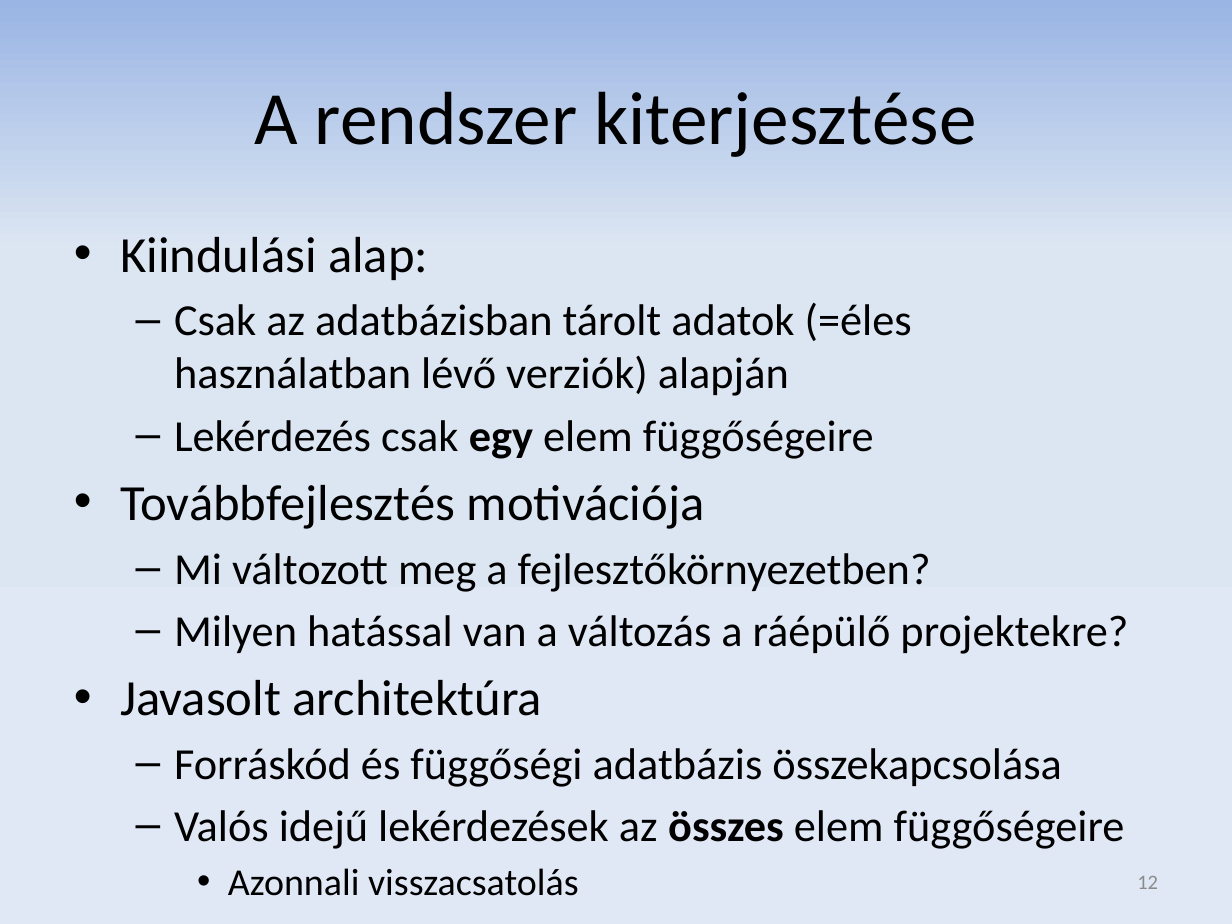
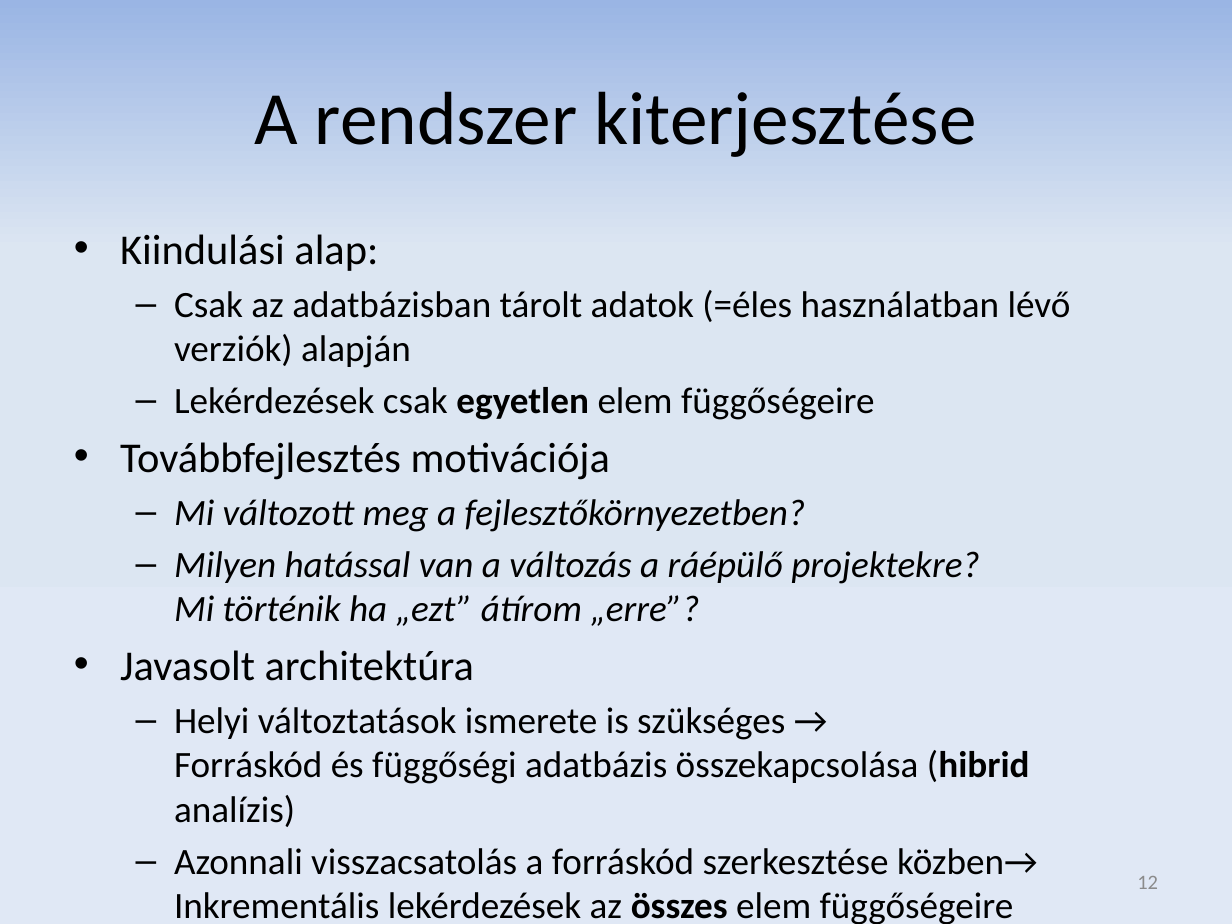
Before and after one commit to donat/incquery-deps, a slide deck: slide 12 of incquery-deps-documentation/presentation/tdk_pres_hu_v3.pptx. Drawn at 1232x924 pixels with LibreOffice and Linux fonts; fonts in the diff are those of the drawing. Boxes give left, top, right and bottom in pixels: in the first picture for what was removed or moved away, otherwise in the second. Text is boxed around its words. In the diff, an @@ line names an element or a change of style, - is before the commit and + after.

```diff
--- a/incquery-deps-documentation/presentation/tdk_pres_hu_v3.pptx
+++ b/incquery-deps-documentation/presentation/tdk_pres_hu_v3.pptx
@@ text at <box>120,234,1071,681</box>: size 29.6 to 24.8 pt in "Kiindulási alap:", "Továbbfejlesztés motivációja", "Javasolt architektúra"; size 25.9 to 21.7 pt in "Csak az adatbázisban tárolt adatok (=éles használatban ...", "Mi változott meg a fejlesztőkörnyezetben?"; italic on in "Mi változott meg a fejlesztőkörnyezetben?" @@
@@ text at <box>174,387,875,420</box>: text changed; size 25.9 to 21.7 pt @@
-  – Lekérdezés csak egy elem függőségeire
+  – Lekérdezések csak egyetlen elem függőségeire
@@ text at <box>174,551,979,626</box>: text changed; size 25.9 to 21.7 pt; italic on @@
-  – Milyen hatással van a változás a ráépülő projektekre?
+  – Milyen hatással van a változás a ráépülő projektekre?
+    Mi történik ha „ezt” átírom „erre”?
@@ text at <box>174,707,1038,924</box>: text changed; size 25.9 to 21.7 pt @@
-  – Forráskód és függőségi adatbázis összekapcsolása
-  – Valós idejű lekérdezések az összes elem függőségeire
-    • Azonnali visszacsatolás
+  – Helyi változtatások ismerete is szükséges →
+    Forráskód és függőségi adatbázis összekapcsolása (hibrid analízis)
+  – Azonnali visszacsatolás a forráskód szerkesztése közben→
+    Inkrementális lekérdezések az összes elem függőségeire
```
Also in this commit, not shown: 12 other slides changed, 2 slides added, 2 slides removed.
